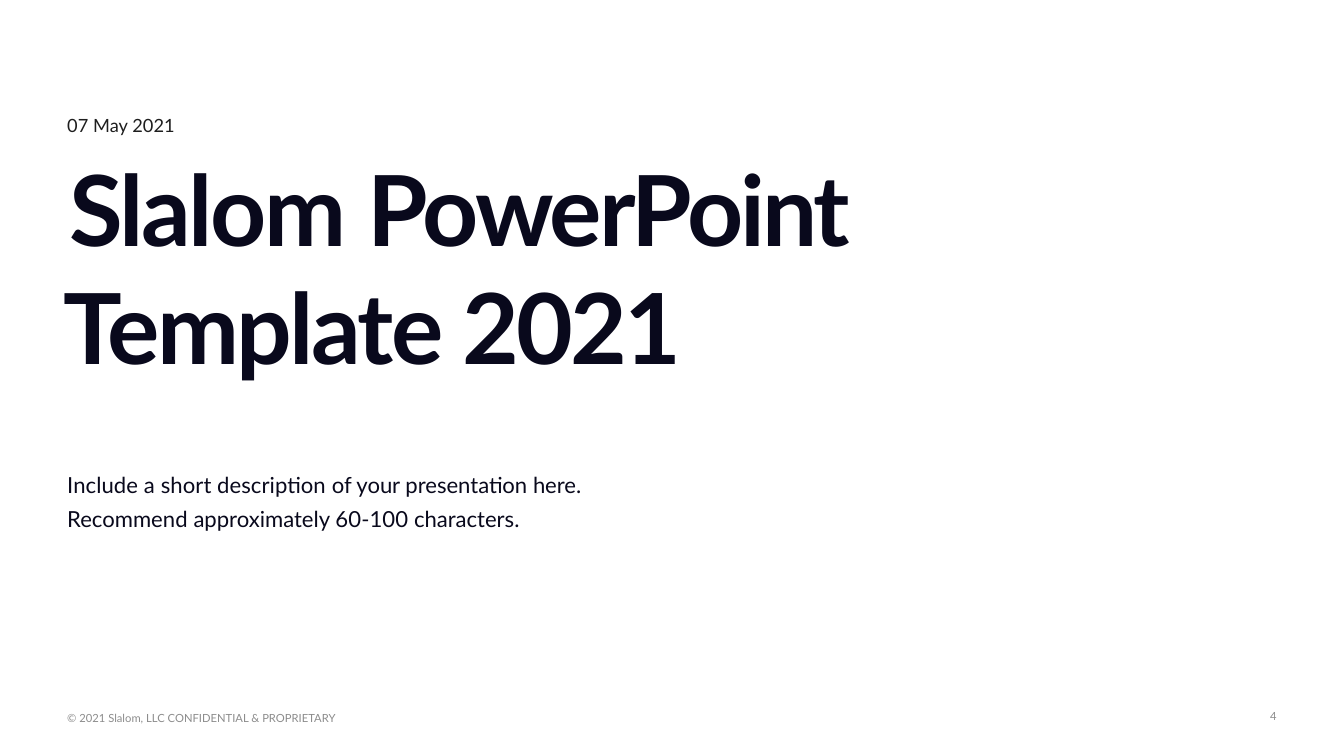
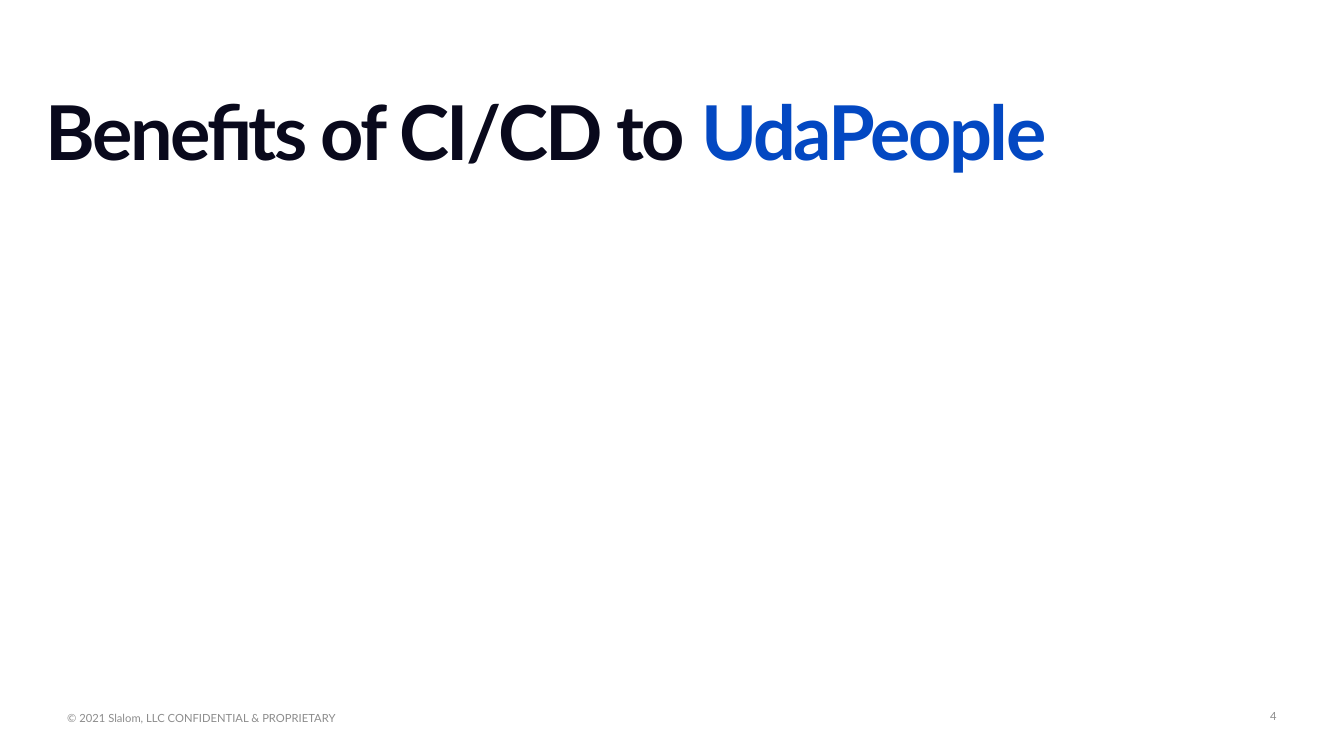
Before and after one commit to kangster7/cdond-c3-projectstarter, a slide deck: slide 4 of Presentation1.pptx. Drawn at 1344x756 pixels with LibreOffice and Linux fonts; fonts in the diff are those of the drawing; background and template pictures are left out. Boxes give left, top, right and bottom in pixels: in the first picture for what was removed or moved away, otherwise in the second. Text is boxed around its words. In the diff, an @@ line names an element or a change of style, - is before the commit and + after.

```diff
--- a/Presentation1.pptx
+++ b/Presentation1.pptx
@@ text at (x1=46, y1=103, x2=1046, y2=173): text changed; size 70 to 54 pt @@
-Slalom PowerPoint Template 2021
+Benefits of CI/CD to UdaPeople
@@ text removed at (x1=67, y1=119, x2=174, y2=135) @@
-07 May 2021
@@ text removed at (x1=67, y1=476, x2=581, y2=531) @@
-Include a short description of your presentation here. Recommend approximately 60-100 characters.
```
Also in this commit, not shown: 1 other slide changed, 2 other files.
